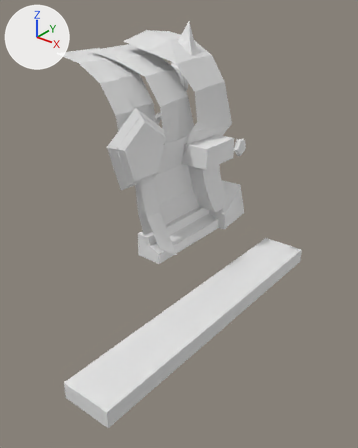
Before and after pictures for a commit that changed the Blender file Blockings.blend.
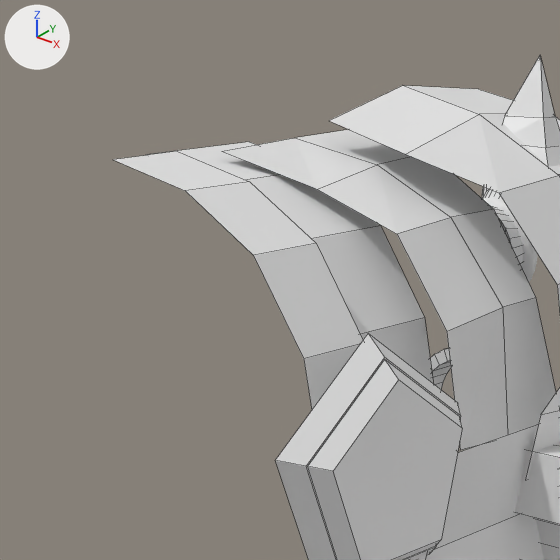
Each version is shown whole from a 50 mm camera at (5.7, -3.91, 3.54) aimed at (2.34, 0.28, 0.94), then close up on the part from 6% to 55% of the width and 1% to 40% of the height. The axes (+X, +Y, +Z) are drawn at upper left. The lights are the same throughout. The close-ups show mesh edges as thin lines.

Before the edit, the objects in view are built like this:
```python
me_cylinder_001 = bpy.data.meshes.new('Cylinder.001')
me_cylinder_001.from_pydata(...)  # a 5-sided cut cone along z (radius 1.0 at the low end, 1.17 at the high end) spanning x -1.12..1.12, y -0.95..1.17, z -1.0..-0.81
me_cylinder_006 = bpy.data.meshes.new('Cylinder.006')
me_cylinder_006.from_pydata(...)  # 10 vertices, 4 faces; spans x 0.0..1.0, y -0.1..0.203, z -0.113..0.965
# before: 5 (0.0, -0.1, 0.965) at pixel (112, 159), 6 (0.383, -0.1, 0.89) at pixel (185, 190), 7 (0.707, -0.1, 0.707) at pixel (253, 255), 8 (0.924, -0.1, 0.384) at pixel (303, 358)
me_cylinder_007 = bpy.data.meshes.new('Cylinder.007')
me_cylinder_007.from_pydata(...)  # 10 vertices, 4 faces; spans x 0.0..1.0, y -0.1..0.434, z -0.113..0.965
ob_keyhole = bpy.data.objects.new('Keyhole', me_cylinder_001)
ob_keyhole.location = (1.739, 0.039, 1.826)
ob_keyhole.rotation_euler = (1.571, 1.26, 1.571)  # degrees (90, 72, 90)
ob_keyhole.scale = (0.35, 0.35, -0.323)
ob_metalstrap = bpy.data.objects.new('MetalStrap', me_cylinder_006)
ob_metalstrap.location = (0.832, -0.005, 1.844)
ob_woodenlid = bpy.data.objects.new('WoodenLid', me_cylinder_007)
ob_woodenlid.location = (0.653, 0.292, 1.82)
# also in view: 'InnerPadding' at (1.33, 0.85, 2.27); 'KeyholeBackframe' at (1.96, 0.04, 1.87); 'Horn' at (0.86, 2.06, 2.43); 'WoodenWall' at (1.94, 0.78, 1.21); 'MetalLeg' at (1.95, 1.25, 1.21)
```
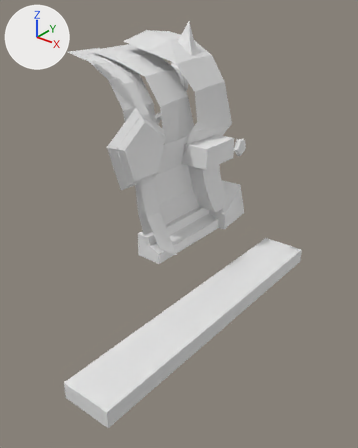
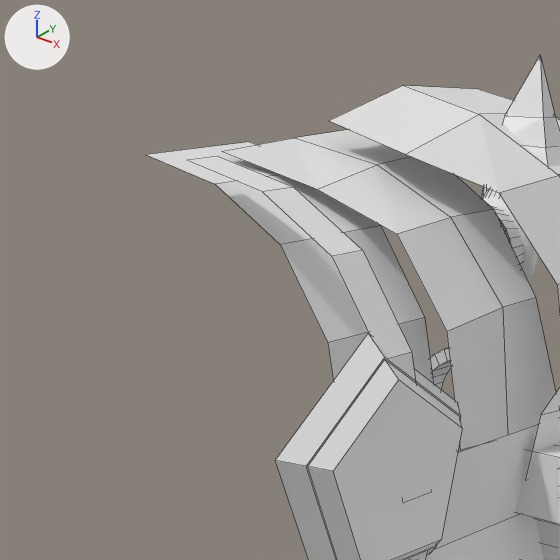
Commit message: Blocking: modify metal strip to adjust elements of the chest

The change in detail:
me_cylinder_006 has 10 vertices, 4 faces and spans x 0.0..1.0, y -0.1..0.203, z -0.113..0.965.
me_cylinder_006 is used by ob_metalstrap; location (0.832, -0.005, 1.844).
Part 1, on me_cylinder_006:
Vertices 5 to 8 of me_cylinder_006 move by (0.0, 0.152, 0.0).
Vertex 9 of me_cylinder_006 moves from (1.0, -0.1, -0.113) to (1.0, 0.051, -0.111) at pixel (402, 503).
Object 'MetalStrap' (ob_metalstrap) moves from (0.832, -0.005, 1.844) to (1.057, -0.005, 1.844).

Changed parts and their boxes (x1, y1, x2, y2) in the close-ups (560 x 560 px):
'MetalStrap', reshaped, moved: before (113, 152, 363, 409); after (187, 156, 415, 379)
